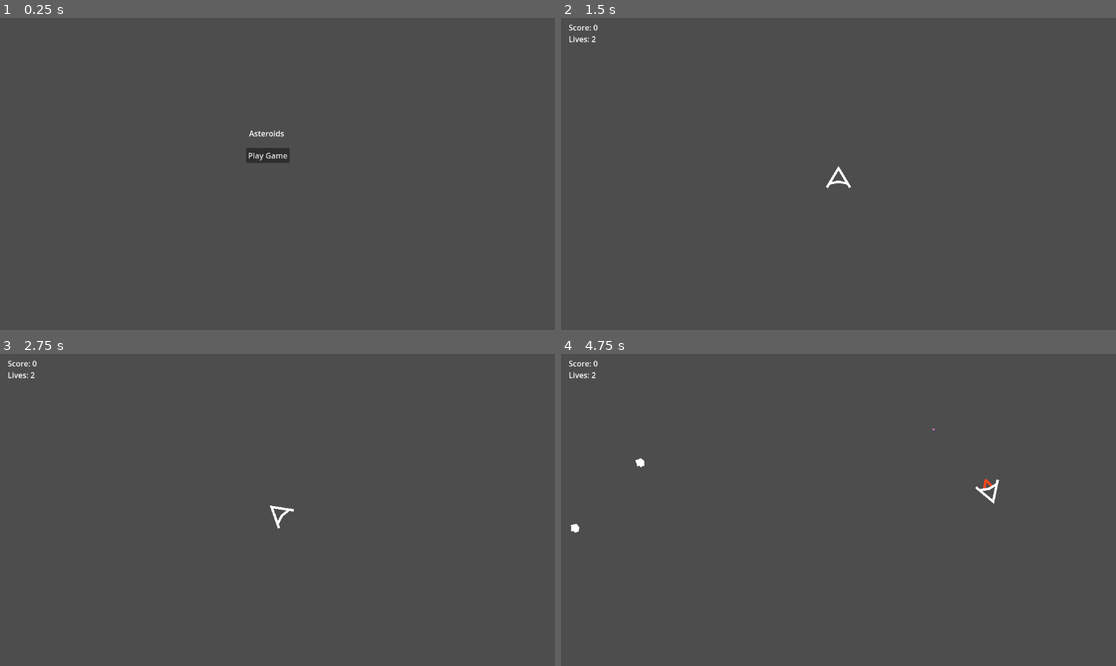
Above: before the commit, frames 1-4 (two rows, left to right).
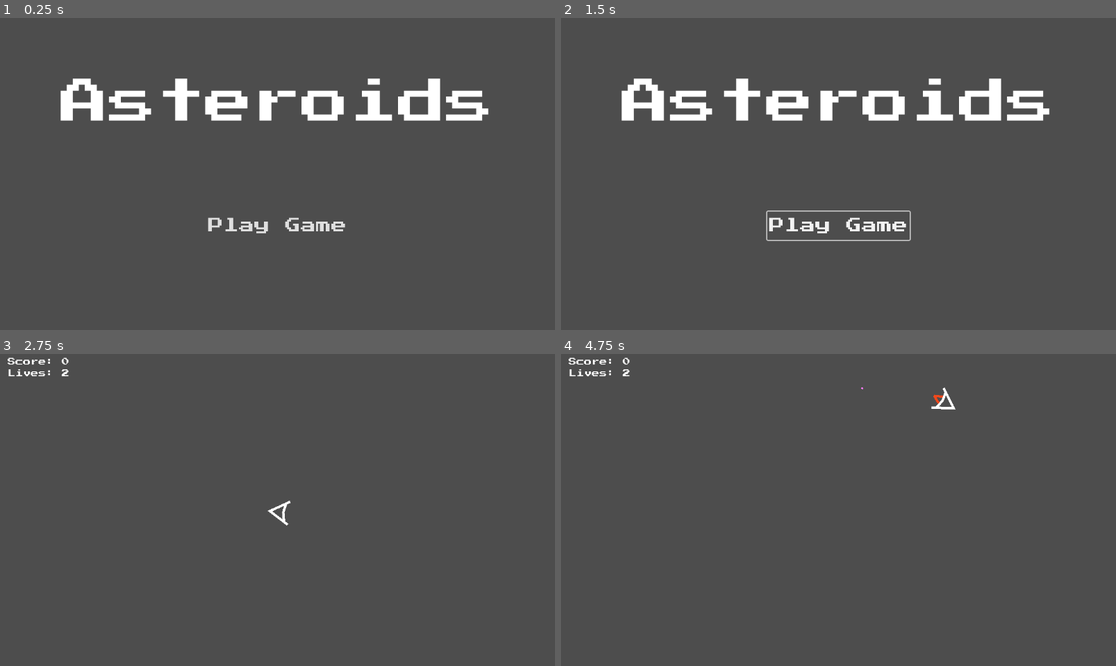
Above: after the commit, the same moments.

Repository: evanboerchers/asteroids
Game: Godot game, scene res://menu/menu.tscn
Same seed, same stepped clock (60 frames per second), same inputs: the game is played once before the commit and once after it.
Inputs (mouse positions are in pixels of both pictures, inside the frame that each line leads up to):
- Up to frame 1 (0.25 s): no input
- Up to frame 2 (1.5 s): click "Play Game" at 0.5 s; click (838, 227) at 1.25 s, where only the run after the commit has a clickable "Play Game"
- Up to frame 3 (2.75 s): tap Enter at 2 s; hold D (move_right) from 2.03 s (still down); tap Space (shoot) at 2.1 s
- Up to frame 4 (4.75 s): release D (move_right) at 2.78 s; hold A (move_left) 2.78-3.53 s; tap Space (shoot) at 2.85, 3.6, 4.35 s; hold D (move_right) 3.53-4.28 s; hold W (move_up) from 4.28 s (still down)

The runs differ from the first frame. In frame 1, 5.3% of the frame differs, in the area x 10-88%, y 19-70%; in frame 2, 5.3%, in the area x 1-88%, y 2-72%; in frame 3, 0.4%; in frame 4, 0.6%.

Commit message:
added menu

Diff:
--- a/menu/menu.tscn
+++ b/menu/menu.tscn
@@ -1,25 +1,62 @@
-[gd_scene load_steps=2 format=3 uid="uid://b81nftencc2hl"]
+[gd_scene load_steps=4 format=3 uid="uid://b81nftencc2hl"]
 
 [ext_resource type="Script" uid="uid://d3hg2ql1820qx" path="res://menu/menu.gd" id="1_j0t7f"]
+[ext_resource type="FontFile" uid="uid://p6g0hikpdbpf" path="res://fonts/PressStart2P-Regular.ttf" id="2_g18jx"]
+
+[sub_resource type="Theme" id="Theme_6nwqt"]
+default_font = ExtResource("2_g18jx")
 
 [node name="Menu" type="Node2D"]
 script = ExtResource("1_j0t7f")
 
 [node name="CanvasLayer" type="CanvasLayer" parent="."]
 
-[node name="Label" type="Label" parent="CanvasLayer"]
-offset_left = 517.0
-offset_top = 228.0
-offset_right = 590.0
-offset_bottom = 251.0
-text = "Asteroids"
+[node name="Panel" type="ColorRect" parent="CanvasLayer"]
+visible = false
+anchors_preset = 15
+anchor_right = 1.0
+anchor_bottom = 1.0
+grow_horizontal = 2
+grow_vertical = 2
+color = Color(0, 0, 0, 1)
 
 [node name="Button" type="Button" parent="CanvasLayer"]
-offset_left = 511.0
-offset_top = 270.0
-offset_right = 601.0
-offset_bottom = 301.0
+anchors_preset = 8
+anchor_left = 0.5
+anchor_top = 0.5
+anchor_right = 0.5
+anchor_bottom = 0.5
+offset_left = -124.0
+offset_top = 78.0
+offset_right = 124.0
+offset_bottom = 137.0
+grow_horizontal = 2
+grow_vertical = 2
+size_flags_horizontal = 4
+size_flags_vertical = 4
+theme = SubResource("Theme_6nwqt")
+theme_override_font_sizes/font_size = 32
+button_mask = 0
 text = "Play Game
 "
+flat = true
+
+[node name="Label" type="Label" parent="CanvasLayer"]
+anchors_preset = 8
+anchor_left = 0.5
+anchor_top = 0.5
+anchor_right = 0.5
+anchor_bottom = 0.5
+offset_left = -450.0
+offset_top = -198.0
+offset_right = 450.0
+offset_bottom = -98.0
+grow_horizontal = 2
+grow_vertical = 2
+size_flags_horizontal = 4
+theme_override_font_sizes/font_size = 100
+text = "Asteroids"
+horizontal_alignment = 1
+vertical_alignment = 1
 
 [connection signal="pressed" from="CanvasLayer/Button" to="." method="play_game"]
--- a/project.godot
+++ b/project.godot
@@ -14,6 +14,10 @@
 run/main_scene="uid://b81nftencc2hl"
 config/features=PackedStringArray("4.4", "Mobile")
 config/icon="res://icon.svg"
+
+[gui]
+
+theme/custom_font="uid://p6g0hikpdbpf"
 
 [input]
 
Binary file added: fonts/PressStart2P-Regular.ttf
Not shown, added: fonts/PressStart2P-Regular.ttf.import
